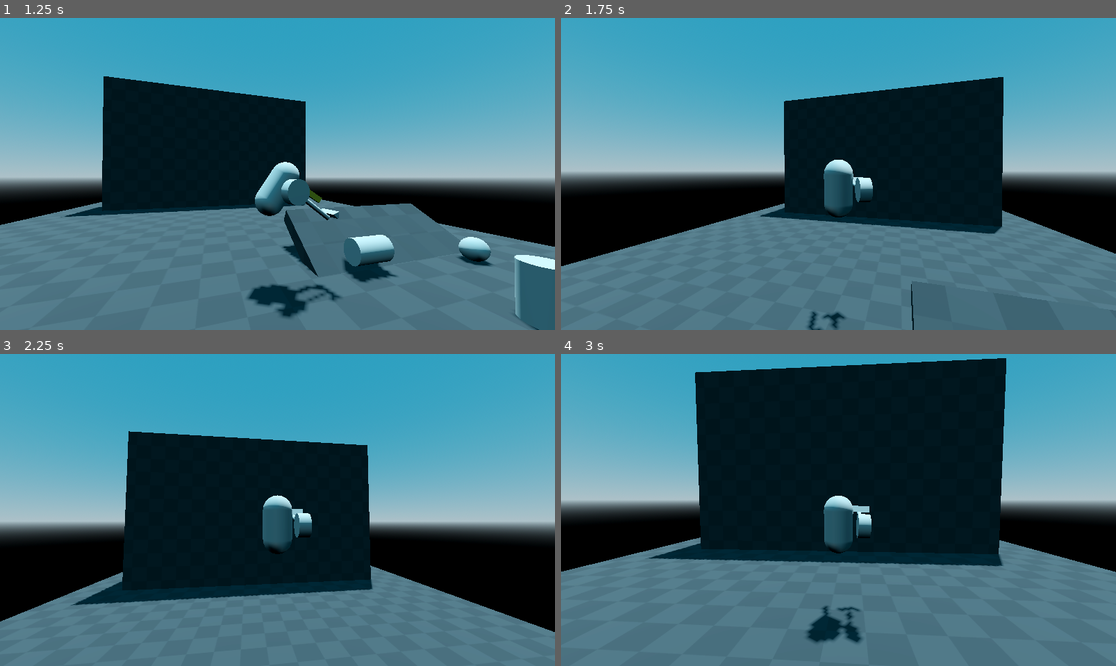
Above: before the commit, frames 1-4 (two rows, left to right).
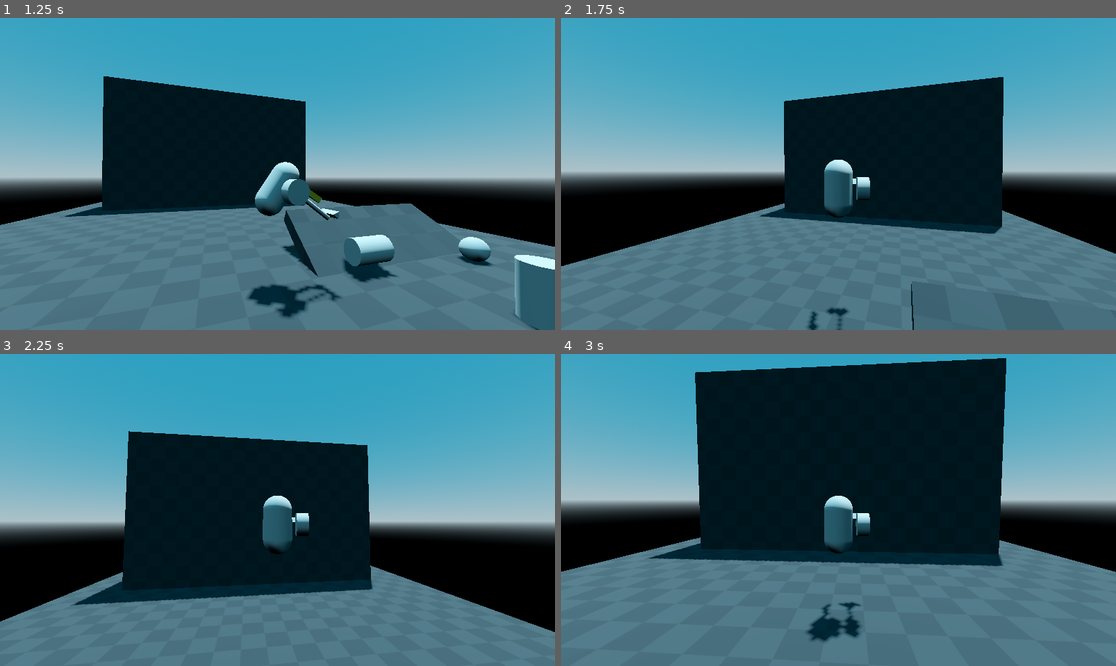
Above: after the commit, the same moments.

Repository: Albertoie710231/Godot_4_test
Game: Godot game, scene res://world.tscn
The game is run twice, just before and just after one commit, with the same random seed, the same clock (stepped at 60 frames per second) and the same inputs.
Inputs (mouse positions are in pixels of both pictures, inside the frame that each line leads up to):
- Up to frame 1 (1.25 s): move the mouse to (305, 174) at 0.52 s; press the mouse at (305, 174) at 0.53 s; hold W (move_forward) from 0.53 s (still down); tap Space (jump) at 0.77 s
- Up to frame 2 (1.75 s): keep holding W (move_forward); move the mouse to (810, 174) at 1.27 s; release the mouse at (810, 174) at 1.28 s; click (810, 174) at 1.35 s; tap Space (jump) at 1.52 s
- Up to frame 3 (2.25 s): keep holding W (move_forward); move the mouse to (288, 503) at 2.02 s; press the mouse at (288, 503) at 2.03 s
- Up to frame 4 (3 s): keep holding W (move_forward); move the mouse to (832, 516) at 2.77 s; release the mouse at (832, 516) at 2.78 s; click (832, 516) at 2.85 s

Frame 1 is identical in both runs. In frame 2, 0.3% of the frame differs, in the area x 45-57%, y 48-100%; in frame 3, 0.1%; in frame 4, 0.4%, in the area x 44-56%, y 48-93%.

Commit message:
Player reset rotation after object of interest is out of reach.

Diff:
--- a/characters/Player.gd
+++ b/characters/Player.gd
@@ -130,4 +130,12 @@
 
 
 func _on_area_3d_body_exited(body):
+	_model.rotation.x = 0.0
+	_model.rotation.z = 0.0
+	_pivot_remote_transform.rotation.x = 0.0
+	_pivot_remote_transform.rotation.z = 0.0
+	#_pivot_remote_transform.rotation.y = 0.0
+	_pivot_remote_transform.get_child(0).rotation.x = 0.0
+	_pivot_remote_transform.get_child(0).rotation.z = 0.0
+	_pivot_remote_transform.get_child(0).rotation.y = 0.0
 	bodies.remove_at(bodies.bsearch(body))
--- a/characters/sweeper.tscn
+++ b/characters/sweeper.tscn
@@ -58,7 +58,7 @@
 
 [node name="RayCast3D" type="RayCast3D" parent="."]
 transform = Transform3D(1, 0, 0, 0, 1, 0, 0, 0, 1, 0, 0, -2.031)
-target_position = Vector3(0, 0, -10)
+target_position = Vector3(0, 0, -5)
 
 [connection signal="timeout" from="Timer" to="." method="_on_timer_timeout"]
 [connection signal="body_entered" from="Area3D" to="." method="_on_area_3d_body_entered"]
